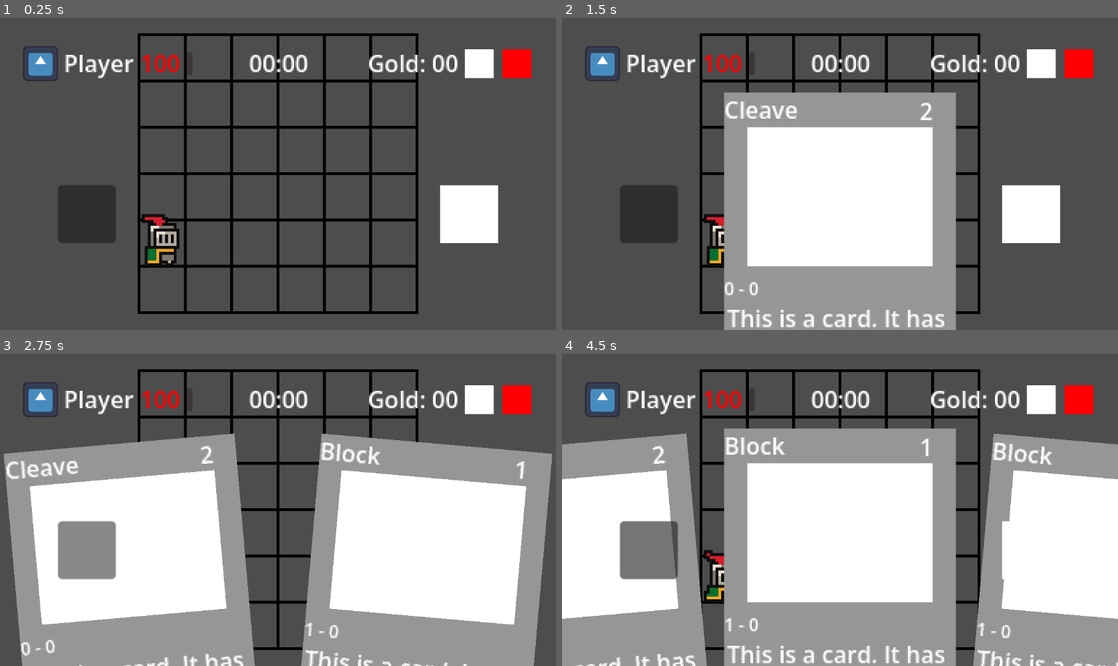
Above: before the commit, frames 1-4 (two rows, left to right).
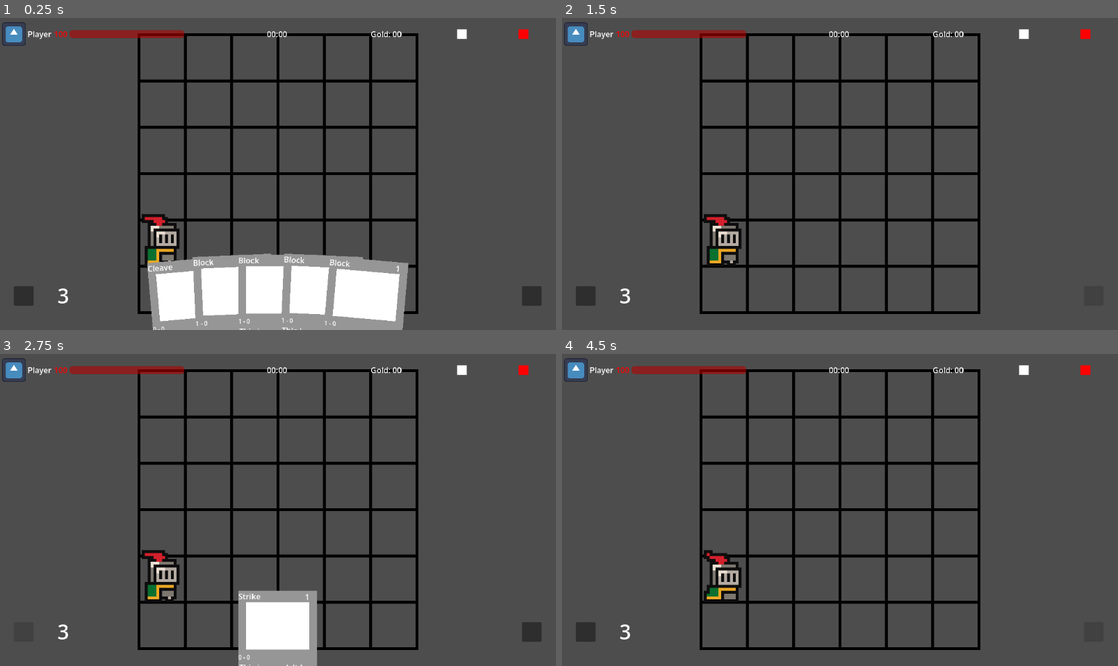
Above: after the commit, the same moments.

Repository: Arilec/Card_Game_Project
Game: Godot game, scene res://Scenes/Combat.tscn
Same seed, same stepped clock (60 frames per second), same inputs: the game is played once before the commit and once after it. The engine's default icon, where the game draws it, is replaced by a stand-in: a white triangle on a blue panel in a dark square.
Inputs (mouse positions are in pixels of both pictures, inside the frame that each line leads up to; where the layout moved, square brackets give the same spot in the first picture):
- Up to frame 1 (0.25 s): no input
- Up to frame 2 (1.5 s): click (584, 295) [650, 214] at 0.5 s; click (1095, 295) at 1.27 s
- Up to frame 3 (2.75 s): click (22, 631) [88, 550] at 2 s
- Up to frame 4 (4.5 s): click (1095, 631) at 2.77 s; click (584, 631) [650, 550] at 3.5 s; click (1095, 631) at 4.27 s

The runs differ from the first frame. In frame 1, 19% of the frame differs, in the area x 0-98%, y 1-100%; in frame 2, 40%; in frame 3, 65%; in frame 4, 71%, in the area x 0-100%, y 1-100%.

Commit message:
Click and drag, playing, and end turn working
animation needed for discard.

Diff:
--- a/card-game-project/Scenes/Combat.tscn
+++ b/card-game-project/Scenes/Combat.tscn
@@ -20,7 +20,8 @@
 default_color = Color(0, 1, 1, 1)
 
 [node name="PlayerUI" parent="." unique_id=2048849376 instance=ExtResource("2_jr68y")]
-offset_left = -96.0
-offset_top = -8.0
-offset_right = 288.0
-offset_bottom = 200.0
+offset_left = -100.00001
+offset_top = -14.0
+offset_right = 1052.0
+offset_bottom = 634.0
+scale = Vector2(0.34, 0.34)
--- a/card-game-project/Scenes/PlayerUI.tscn
+++ b/card-game-project/Scenes/PlayerUI.tscn
@@ -3,12 +3,16 @@
 [ext_resource type="PackedScene" uid="uid://b4edc27ys72cf" path="res://Scenes/PlayerHP.tscn" id="1_8tgur"]
 [ext_resource type="Script" uid="uid://djg7c0yyvn8gl" path="res://Scripts/player_controller.gd" id="1_hfrq2"]
 [ext_resource type="Script" uid="uid://crq4p00c84lrf" path="res://Scripts/hand.gd" id="3_jrycd"]
+[ext_resource type="PackedScene" uid="uid://cnynxeldao3nj" path="res://Scenes/Player.tscn" id="4_qv4fw"]
 
 [sub_resource type="Curve" id="Curve_jrycd"]
 _data = [Vector2(0.0024875626, 0.997436), 0.0, -5.703633, 0, 0, Vector2(0.51990044, 0), 0.0, 0.0, 0, 0, Vector2(1, 1), 5.7, 0.0, 0, 0]
 point_count = 3
 
-[node name="PlayerUI" type="Control" unique_id=2048849376]
+[sub_resource type="LabelSettings" id="LabelSettings_jrycd"]
+font_size = 42
+
+[node name="PlayerUI" type="Control" unique_id=2048849376 node_paths=PackedStringArray("player_ref")]
 custom_minimum_size = Vector2(16, 9)
 layout_mode = 3
 anchors_preset = 15
@@ -17,6 +21,7 @@
 grow_horizontal = 2
 grow_vertical = 2
 script = ExtResource("1_hfrq2")
+player_ref = NodePath("Player")
 
 [node name="ReferenceRect" type="ReferenceRect" parent="." unique_id=990387514]
 layout_mode = 1
@@ -72,6 +77,7 @@
 
 [node name="Hand" type="Control" parent="." unique_id=712790500]
 layout_mode = 1
+anchors_preset = 7
 anchor_left = 0.5
 anchor_top = 1.0
 anchor_right = 0.5
@@ -85,6 +91,21 @@
 pivot_offset = Vector2(256, 0)
 script = ExtResource("3_jrycd")
 fan_curve = SubResource("Curve_jrycd")
+
+[node name="AP_graphic" type="Label" parent="Hand" unique_id=450389088]
+layout_mode = 1
+anchors_preset = 2
+anchor_top = 1.0
+anchor_bottom = 1.0
+offset_left = -208.0
+offset_top = 54.0
+offset_right = -152.0
+offset_bottom = 112.0
+grow_vertical = 0
+text = "0"
+label_settings = SubResource("LabelSettings_jrycd")
+horizontal_alignment = 1
+vertical_alignment = 1
 
 [node name="HandSide" type="Control" parent="." unique_id=133494349]
 anchors_preset = 0
@@ -105,7 +126,7 @@
 grow_vertical = 0
 action_mode = 0
 
-[node name="Discard" type="ColorRect" parent="." unique_id=348463934]
+[node name="Discard" type="Button" parent="." unique_id=153856418]
 layout_mode = 1
 anchors_preset = 3
 anchor_left = 1.0
@@ -119,4 +140,8 @@
 grow_horizontal = 0
 grow_vertical = 0
 
+[node name="Player" parent="." unique_id=519002845 instance=ExtResource("4_qv4fw")]
+visible = false
+
 [connection signal="pressed" from="Deck" to="." method="_on_deck_pressed"]
+[connection signal="pressed" from="Discard" to="." method="_on_discard_pressed"]
--- a/card-game-project/Scripts/card_view.gd
+++ b/card-game-project/Scripts/card_view.gd
@@ -10,7 +10,10 @@
 var card_hovering: bool = false
 var card_dragging: bool = false
 var offset: Vector2 = Vector2(0, 0)
+var home_position: Vector2
+var home_rotation: float
 
+var tween: Tween
 #signals
 signal mouse_entered_card
 signal mouse_exited_card
@@ -21,7 +24,7 @@
 
 func _process(delta: float) -> void:
 	if card_dragging:
-		position = get_global_mouse_position() - offset
+		global_position = get_global_mouse_position() - offset
 
 func setup(data: Card) -> void:
 	card_data = data
@@ -42,7 +45,7 @@
 
 func _on_button_button_down() -> void:
 	card_dragging = true
-	offset = get_global_mouse_position()
+	offset = get_global_mouse_position() - global_position
 	mouse_pressed.emit(self)
 
 func _on_button_button_up() -> void:
--- a/card-game-project/Scripts/hand.gd
+++ b/card-game-project/Scripts/hand.gd
@@ -1,7 +1,6 @@
 extends Control
 
 const CardView := preload("res://Scenes/CardView.tscn")
-var tween: Tween
 
 var hand_content: Array[Card] = []
 var card_views: Array[Control] = []
@@ -16,9 +15,20 @@
 
 @export_category("Animation and Visuals")
 @export var anim_speed: float = 0.1
-@export var hover_offset: float = 30.0
+@export var hover_offset: float = 60.0
 var save_position: Vector2
-var card_is_dragging: bool = false
+
+@export_category("Play Cards")
+@export var play_card_offset: float = 150.0
+var spendable_ap: int
+
+#references
+@onready var ap_graphic: Label = $AP_graphic
+
+#updates action point data and graphics
+func update_action_points(ap: int) -> void:
+	spendable_ap = ap
+	ap_graphic.text = str(spendable_ap)
 
 #handles whenever the player draws a card
 func draw_card(card_data: Card, deck_location: Vector2) -> void:
@@ -30,16 +40,22 @@
 	view.position -= position - deck_location
 	organize_hand(card_views)
 
+#handles animations (tweens) of cards for inputted positions and rotations
+func _tween_card_to(card: Control, pos: Vector2, rot: float) -> void:
+	if card.tween:
+		card.tween.kill()
+	card.tween = create_tween().set_parallel(true)
+	card.tween.tween_property(card, "position", pos, anim_speed).set_trans(Tween.TRANS_SINE)
+	card.tween.tween_property(card, "rotation", rot, anim_speed).set_trans(Tween.TRANS_SINE)
+
 #organizes the hand spread and animates the cards
 func organize_hand(cards: Array) -> void:
-	if tween:
-		tween.kill()
-	tween = create_tween().set_parallel(true)
 	for i in cards.size():
 		var card: Control = cards[i]
 		var layout := position_card(card, i, cards.size())
-		tween.tween_property(card, "position", layout.position, anim_speed).set_trans(Tween.TRANS_SINE)
-		tween.tween_property(card, "rotation", layout.rotation, anim_speed).set_trans(Tween.TRANS_SINE)
+		card.home_position = layout.position
+		card.home_rotation = layout.rotation
+		_tween_card_to(card, layout.position, layout.rotation)
 
 #returns a dictionary of the correct position and rotation of the cards
 func position_card(card: Control, index: int, total: int) -> Dictionary:
@@ -75,22 +91,44 @@
 	card_view.connect("mouse_pressed", _on_card_view_mouse_pressed)
 
 func _on_card_view_mouse_entered_card(card_view: Control) -> void:
-	if tween:
-		tween.kill()
-	tween = create_tween().set_parallel(true)
-	save_position = card_view.position
-	if card_view.card_hovering  && card_is_dragging && !card_view.card_dragging:
-		tween.tween_property(card_view, "position", save_position - Vector2(0, hover_offset), anim_speed).set_trans(Tween.TRANS_SINE)
-		tween.tween_property(card_view, "rotation", 0.0, anim_speed).set_trans(Tween.TRANS_SINE)
-		await tween.finished
+	if card_view.card_dragging:
+		return
+	_tween_card_to(card_view, card_view.home_position - Vector2(0, hover_offset), 0.0)
 
 func _on_card_view_mouse_exited_card(card_view: Control) -> void:
-	if   card_is_dragging && !card_view.card_dragging:
-		organize_hand(card_views)
+	if card_view.card_dragging:
+		return
+	_tween_card_to(card_view, card_view.home_position, card_view.home_rotation)
 
 func _on_card_view_mouse_release(card_view: Control) -> void:
-	card_is_dragging = false
+	if card_view.global_position.y < global_position.y - play_card_offset:
+		if card_view.card_data.ap_cost <= spendable_ap:
+			card_is_played(card_view)
 	organize_hand(card_views)
 
+
 func _on_card_view_mouse_pressed(card_view: Control) -> void:
-	card_is_dragging = true
+	pass
+
+#handles card being played
+func card_is_played(card_view: Control) -> void:
+	var card := remove_card(card_view)
+	print(card.card_name + " is played")
+	card.play()
+	update_action_points(spendable_ap - card.ap_cost)
+
+#disconnects and removes child card node
+func remove_card(view: Control) -> Card:
+	var index := card_views.find(view)
+	if index == -1:
+		return null
+	var data: Card = hand_content[index]
+	hand_content.remove_at(index)
+	card_views.remove_at(index)
+	view.disconnect("mouse_entered_card", _on_card_view_mouse_entered_card)
+	view.disconnect("mouse_exited_card", _on_card_view_mouse_exited_card)
+	view.disconnect("mouse_release", _on_card_view_mouse_release)
+	view.disconnect("mouse_pressed", _on_card_view_mouse_pressed)
+	view.queue_free()
+	organize_hand(card_views)
+	return data
--- a/card-game-project/Scripts/player_controller.gd
+++ b/card-game-project/Scripts/player_controller.gd
@@ -7,19 +7,34 @@
 var discard: Array[Card]
 
 var is_player_turn: bool = true
+@export var starting_hand_size: int = 5
 
 @export var player_ref: Player
 @onready var player_ui: PlayerController = $"."
 
 @onready var deck_container: Button = $Deck
+@onready var discard_container: Button = $Discard
+
+func _ready() -> void:
+	start_turn()
+
+func start_turn() -> void:
+	is_player_turn = true
+	hand.update_action_points(player_ref.action_points)
+	if deck.get_size() >= starting_hand_size:
+		for i in starting_hand_size:
+			add_to_hand(deck.remove_card(deck.get_size()-1))
 
 func add_to_hand(card_data: Card) -> void:
 	hand.draw_card(card_data, deck_container.position)
 
-#end turn
-func end_turn() -> void:
-	pass
-
 func _on_deck_pressed() -> void:
 	if deck.get_size() > 0:
 		add_to_hand(deck.remove_card(deck.get_size()-1))
+
+func _on_discard_pressed() -> void:
+	is_player_turn = false
+	for card_view in hand.card_views.duplicate():
+		var card = hand.remove_card(card_view)
+		if card:
+			discard.append(card)
